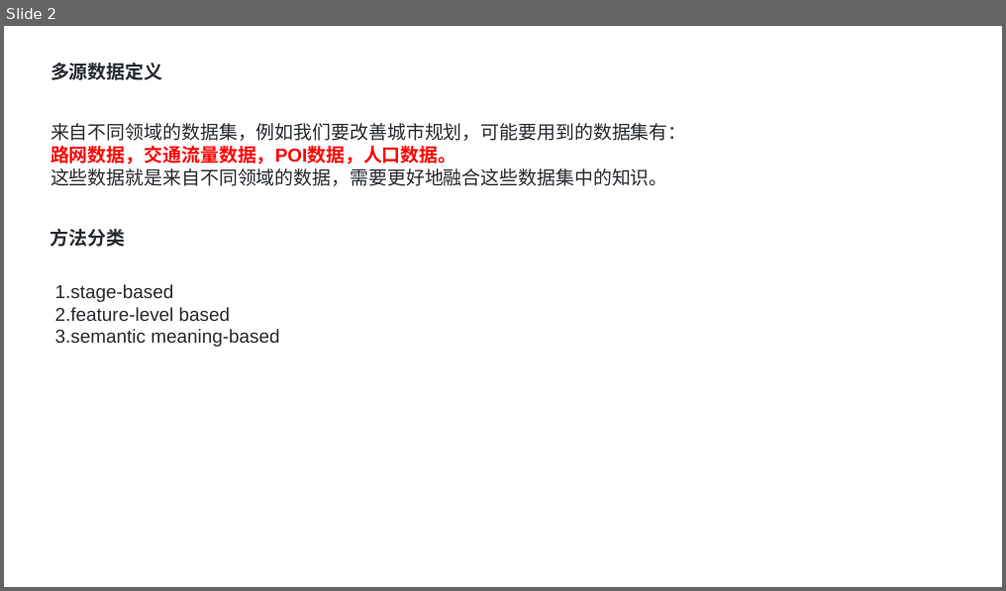
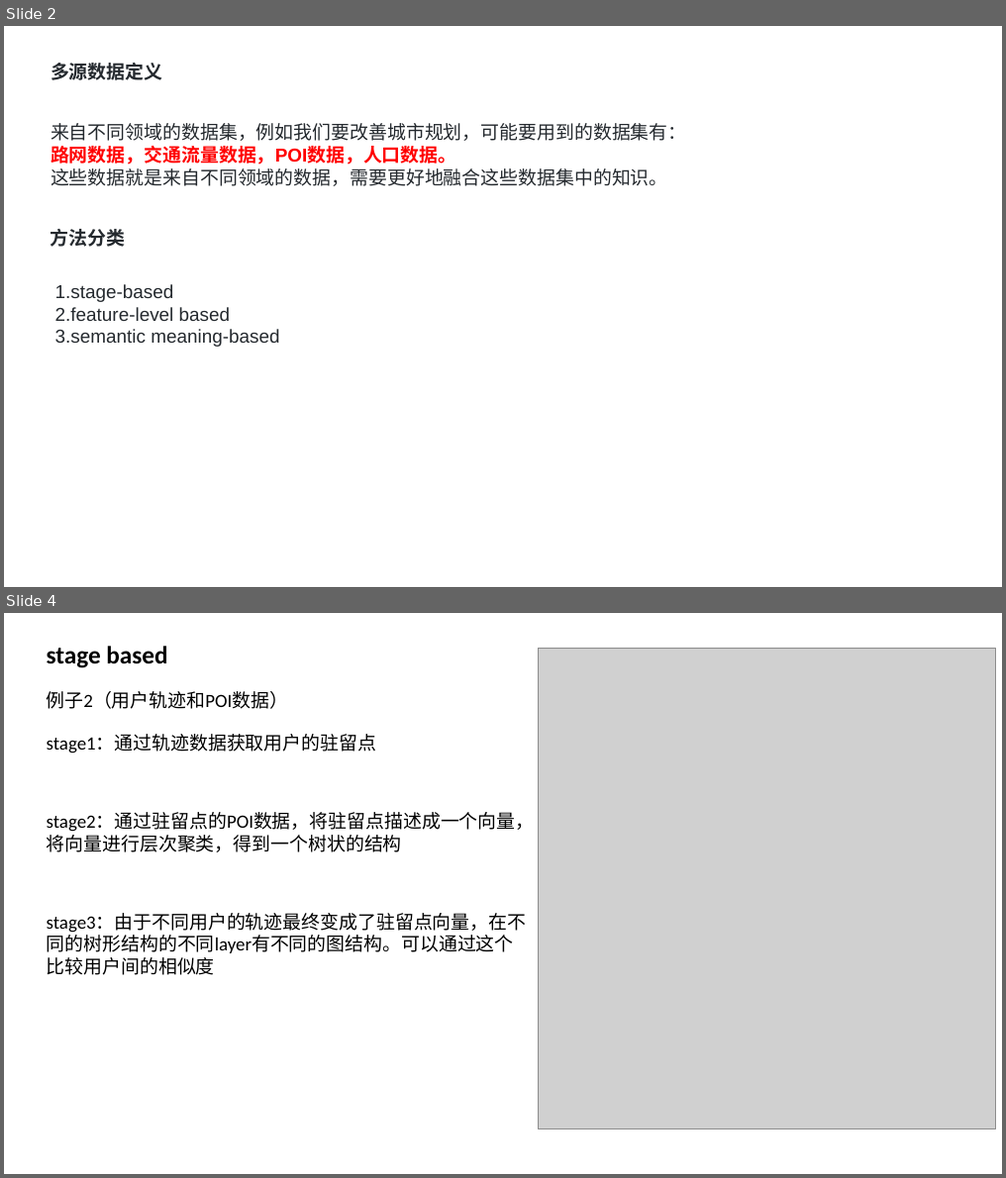
Before and after one commit to zhengsai168/zhengsai-awesome, a slide deck: paper-note/Urban-Computing/多源数据融合-综述.pptx. Shown one above the other, each under a label of ours: slide 2 before the commit, slides 2 and 4 after it; the slides between them are not shown. The pictures are 1006x591 and 1006x1178 pixels, drawn with LibreOffice and Linux fonts; fonts in the diff are those of the drawing; grey boxes stand for pictures. Boxes give left, top, right and bottom in pixels: in the first picture for what was removed or moved away, otherwise in the second. Text is boxed around its words. In the diff, an @@ line names an element or a change of style, - is before the commit and + after.

```diff
--- a/paper-note/Urban-Computing/多源数据融合-综述.pptx
+++ b/paper-note/Urban-Computing/多源数据融合-综述.pptx
@@ slide 4 added at (4, 613, 1002, 1174), background #FFFFFF @@
@@ text added at (47, 646, 167, 668), 24 pt, text #000000, bold @@
+stage based
@@ picture added at (538, 648, 996, 1130) @@
@@ text added at (47, 691, 289, 709), 18 pt, text #000000 @@
+例子2（用户轨迹和POI数据）
@@ text added at (47, 735, 377, 754), 18 pt, text #000000 @@
+stage1：通过轨迹数据获取用户的驻留点
@@ text added at (47, 813, 535, 853), 18 pt, text #000000 @@
+stage2：通过驻留点的POI数据，将驻留点描述成一个向量，将向量进行层次聚类，得到一个树状的结构
@@ text added at (47, 913, 527, 975), 18 pt, text #000000 @@
+stage3：由于不同用户的轨迹最终变成了驻留点向量，在不同的树形结构的不同layer有不同的图结构。可以通过这个比较用户间的相似度
```
Also in this commit, not shown: 1 slide changed, 10 other slides added, 11 slides removed, 1 other file.
